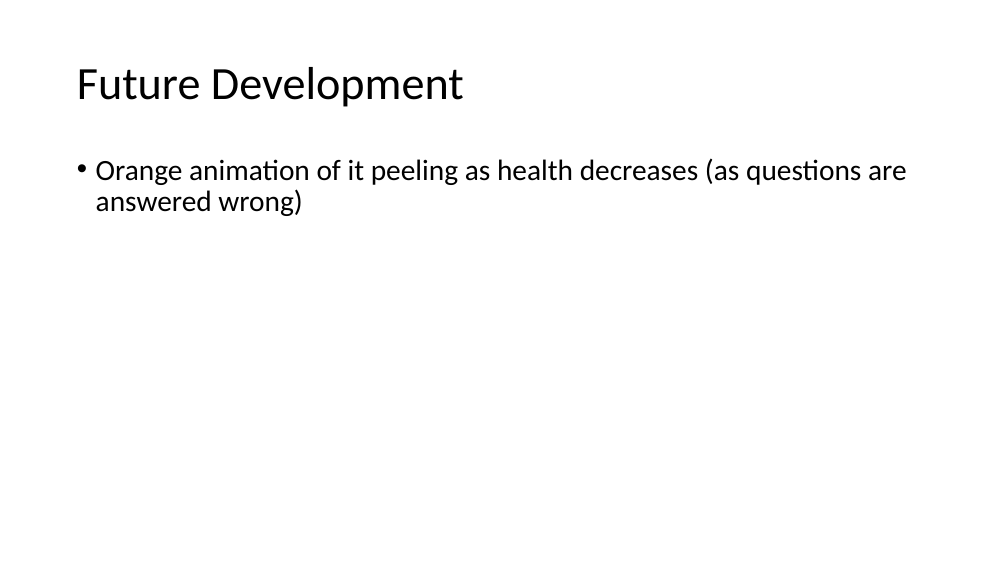
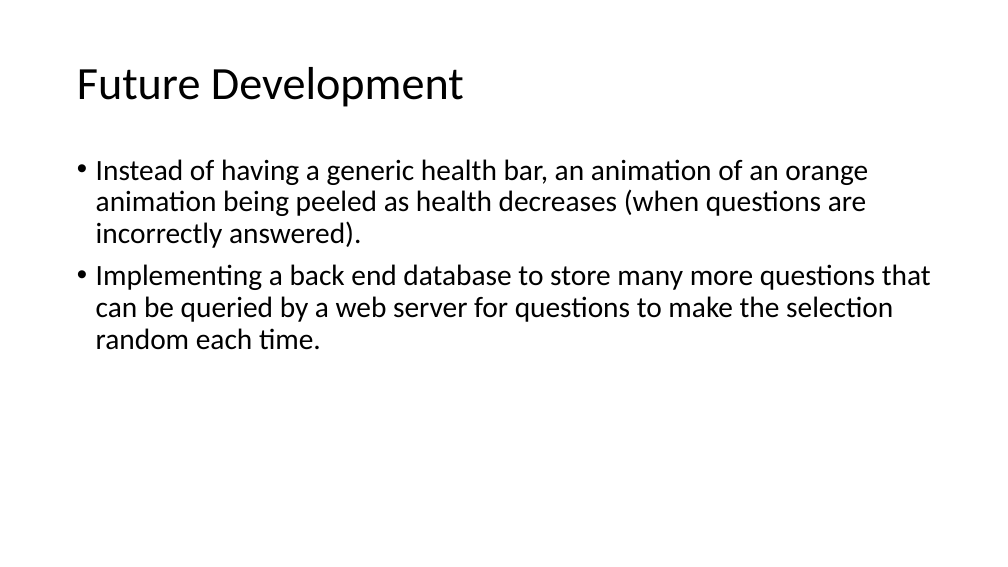
Before and after one commit to Ldn2016/team-11, a slide deck: slide 5 of _presentation/Team 11 Presentation.pptx (slide 4 before the commit). Drawn at 1008x567 pixels with LibreOffice and Linux fonts; fonts in the diff are those of the drawing. Boxes give left, top, right and bottom in pixels: in the first picture for what was removed or moved away, otherwise in the second. Text is boxed around its words. In the diff, an @@ line names an element or a change of style, - is before the commit and + after.

```diff
--- a/_presentation/Team 11 Presentation.pptx
+++ b/_presentation/Team 11 Presentation.pptx
@@ text at <box>96,159,931,350</box>: text changed @@
-• Orange animation of it peeling as health decreases (as questions are answered wrong)
+• Instead of having a generic health bar, an animation of an orange animation being peeled as health decreases (when questions are incorrectly answered).
+• Implementing a back end database to store many more questions that can be queried by a web server for questions to make the selection random each time.
```
Also in this commit, not shown: 3 other slides changed, 1 slide added.
